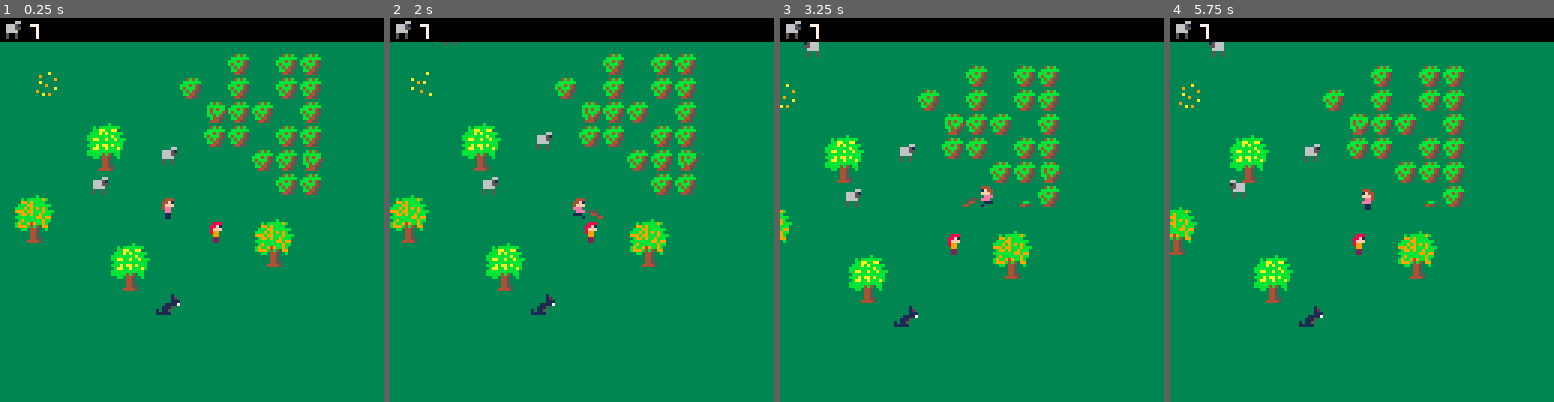
Above: before the commit, frames 1-4 (left to right).
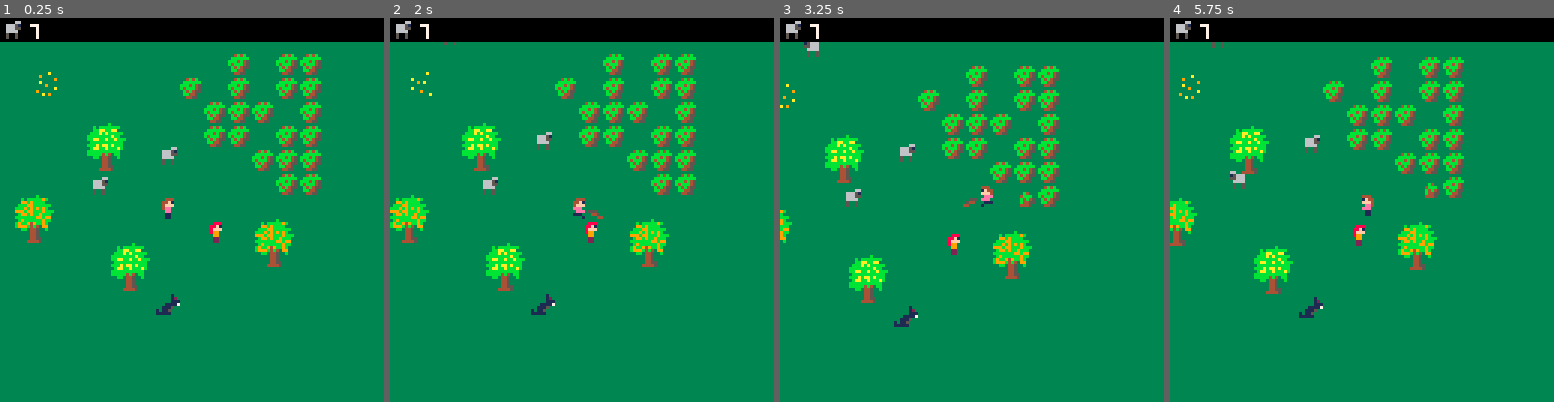
Above: after the commit, the same moments.

Repository: sdegutis/shepherdgame.com
Game: PICO-8 cartridge sheep.p8
The game is run twice, just before and just after one commit, with the same random seed, the same clock (stepped at 60 frames per second) and the same inputs.
Inputs:
- Up to frame 1 (0.25 s): no input
- Up to frame 2 (2 s): tap X (X key) at 0.33, 1.07, 1.85 s; tap O (Z key) at 0.7, 1.7 s; hold Right from 1.6 s (still down)
- Up to frame 3 (3.25 s): release Right at 2.1 s; tap O (Z key) at 2.1, 2.5, 2.9 s; hold Up 2.15-2.42 s; hold Right 2.47-3.03 s; tap X (X key) at 2.97 s; hold Left from 3.08 s (still down)
- Up to frame 4 (5.75 s): tap O (Z key) every 0.4 s from 3.3 to 5.7 s; release Left at 3.58 s; hold Down 3.63-3.97 s; hold Right 4.02-4.68 s; tap X (X key) at 4.08, 5.2 s; hold Up 4.73-5.03 s; hold Left 5.08-5.68 s; hold Down from 5.73 s (still down)

The runs differ from the first frame. In frame 1, 0.3% of the frame differs, in the area x 53-85%, y 21-40%; in frame 2, 0.3%; in frame 3, 0.4%; in frame 4, 9.5%, in the area x 0-77%, y 6-81%.

Commit message:
Bushes can be half cut down but they grow back over time

Diff:
--- a/sheep.p8
+++ b/sheep.p8
@@ -821,7 +821,7 @@
 		t=0,
 		solid=true,
 		draw=drawbush,
-		tick=seeder and tickbush,
+		tick=tickbush,
 		seeder=seeder,
 	})
 end
@@ -840,30 +840,43 @@
 end
 
 function tickbush(e)
-	if e.t == 0 then
-	 -- shake every 5-10 sec
-		e.t = ceil(rnd(5)+5)*30
-	else
-		e.t -= 1
+	if e.dying then
+		e.dying -= 1
+		if e.dying==0 then
+			e.dying = nil
+		end
+	elseif seeder then
+		if e.t == 0 then
+		 -- shake every 5-10 sec
+			e.t = ceil(rnd(5)+5)*30
+		else
+			e.t -= 1
+		end
 	end
 end
 
 function drawbush(e)
 	local s=3
-	if e.t < 20 then
+	if e.dying then
+		s+=32
+	elseif e.t < 20 then
 		if (e.t%8<4) s+=16
 	end
 	spr(s,e.x,e.y)
 end
 
 function hitbush(e)
-	local x=e.x/8
-	local y=e.y/8
-
-	emap_remove(e)
-	makeseed(x, y)
-	if e.seeder then
-		e.seeder(x, y)
+	if e.dying then
+		local x=e.x/8
+		local y=e.y/8
+
+		emap_remove(e)
+		makeseed(x, y)
+		if e.seeder then
+			e.seeder(x, y)
+		end
+	else
+		e.dying = 30*5
 	end
 end
 
